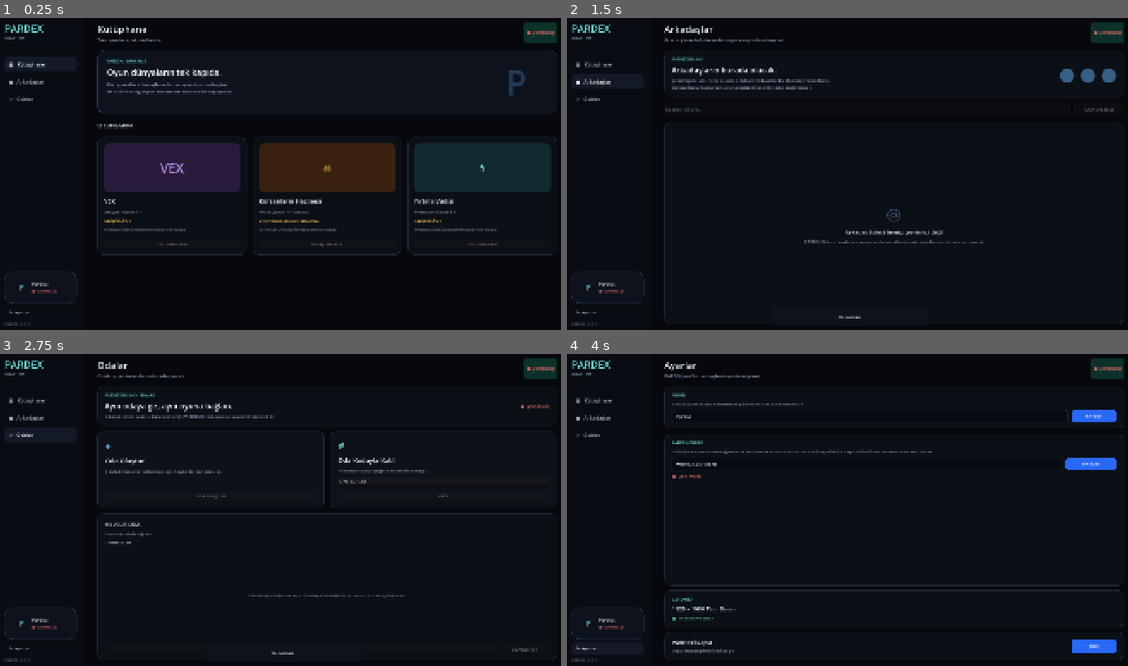
Above: before the commit, frames 1-4 (two rows, left to right).
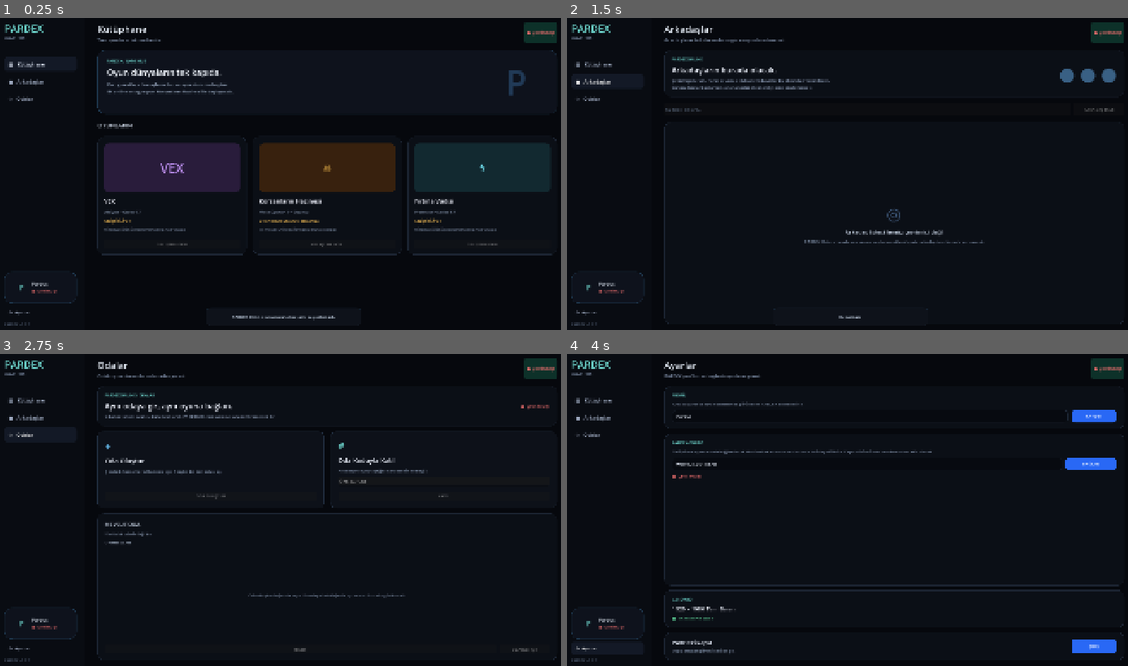
Above: after the commit, the same moments.

Repository: SerkanAydin06/Pardex
Game: Godot game, scene res://scenes/main.tscn
Same seed, same stepped clock (60 frames per second), same inputs: the game is played once before the commit and once after it.
Inputs (mouse positions are in pixels of both pictures, inside the frame that each line leads up to):
- Up to frame 1 (0.25 s): no input
- Up to frame 2 (1.5 s): click "▦ Kütüphane" at 0.5 s; click "● Arkadaşlar" at 1.25 s
- Up to frame 3 (2.75 s): click "◇ Odalar" at 2 s
- Up to frame 4 (4 s): click (1010, 481) at 2.77 s; type "12" at 2.85 s; click "⚙ Ayarlar" at 3.5 s

The runs differ from the first frame. In frame 1, 0.2% of the frame differs, in the area x 36-65%, y 93-98%; in frame 2, nothing differs; in frame 3, less than 0.1%; in frame 4, nothing differs.

Commit message:
Handle PARDEX game start events

Diff:
--- a/scripts/online/pardex_online.gd
+++ b/scripts/online/pardex_online.gd
@@ -5,6 +5,7 @@
 signal room_state_changed(room: Dictionary)
 signal room_left()
 signal online_error(message: String)
+signal game_start_requested(payload: Dictionary)
 
 const DEFAULT_SERVER_URL := "wss://pardex-online-production.up.railway.app"
 const LEGACY_LOCAL_SERVER_URL := "ws://127.0.0.1:8765"
@@ -171,6 +172,12 @@
         "ready": is_ready,
     })
 
+func request_start_game() -> void:
+    if not is_online() or current_room.is_empty():
+        online_error.emit("Oyunu başlatmak için aktif bir PARDEX odası gerekli.")
+        return
+    _send({"type": "start_game"})
+
 func is_online() -> bool:
     return (
         _socket != null
@@ -238,6 +245,12 @@
             if typeof(room_data) == TYPE_DICTIONARY:
                 current_room = (room_data as Dictionary).duplicate(true)
                 room_state_changed.emit(current_room.duplicate(true))
+        "game_start":
+            var room_data = message.get("room", {})
+            if typeof(room_data) == TYPE_DICTIONARY:
+                current_room = (room_data as Dictionary).duplicate(true)
+                room_state_changed.emit(current_room.duplicate(true))
+            game_start_requested.emit(message.duplicate(true))
         "left_room":
             current_room.clear()
             room_left.emit()
